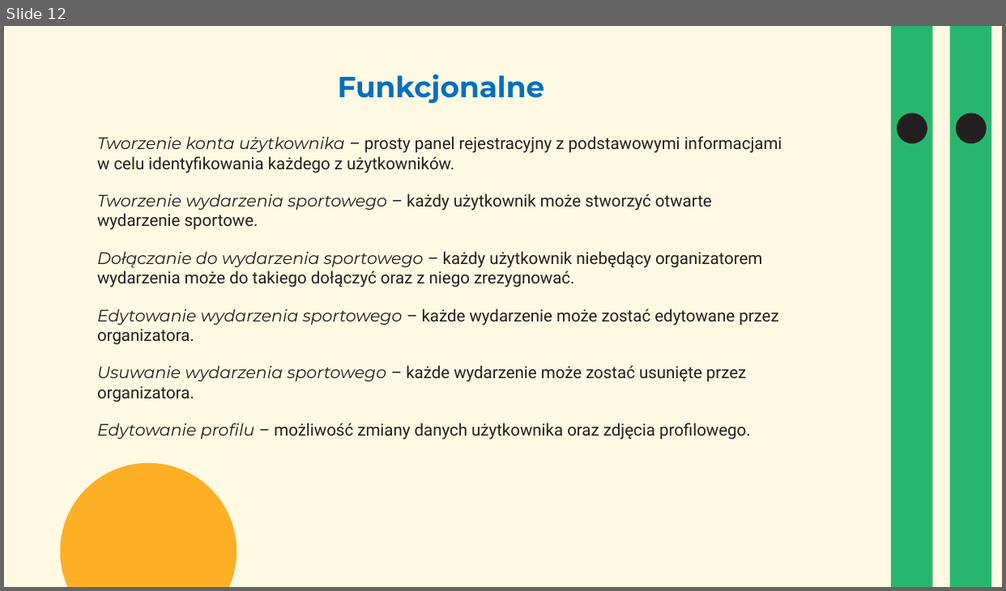
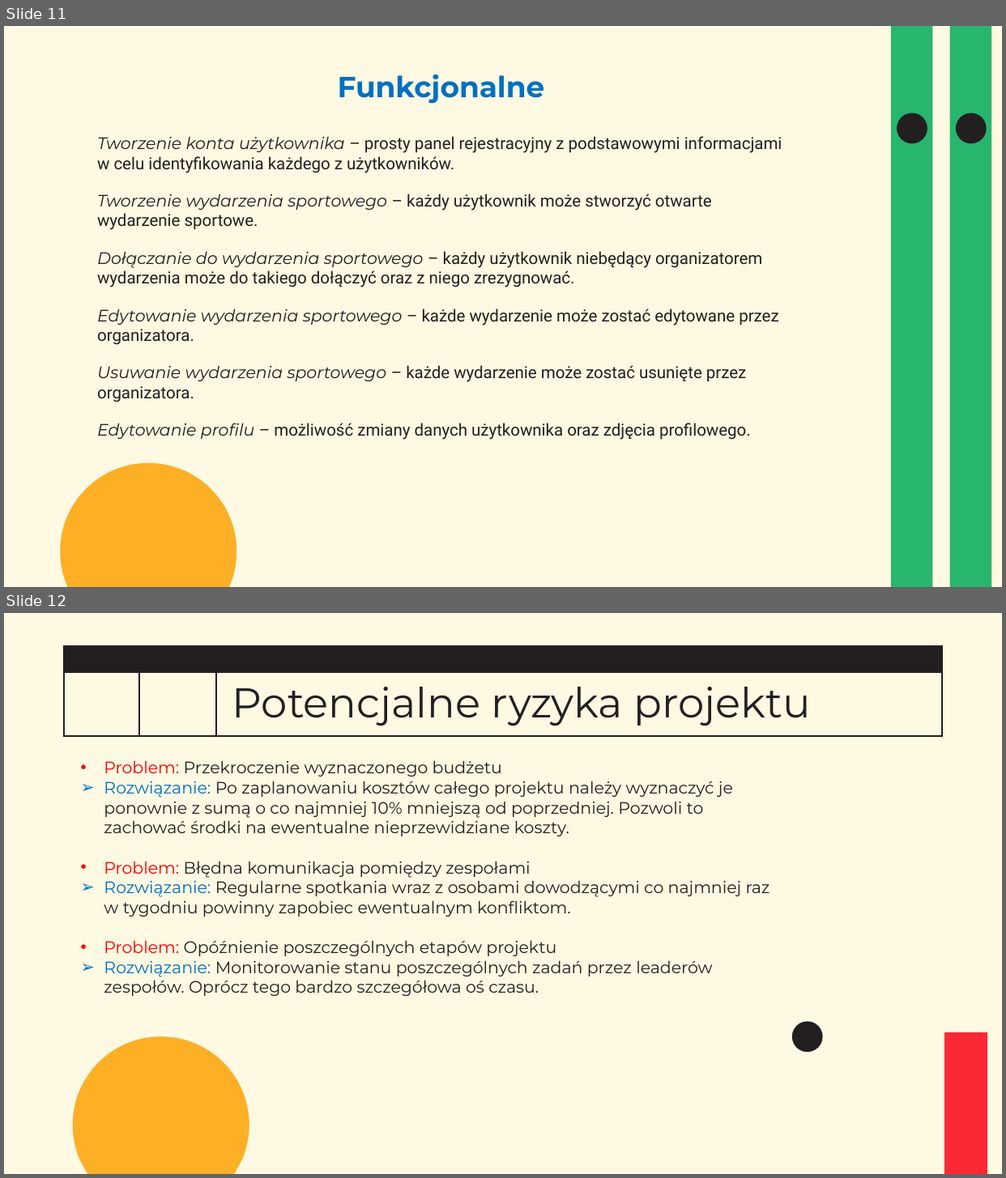
Before and after one commit to mkalejta/wspolczesne_zastosowania_informatyki, a slide deck: Aplikacja Sports Joiner.pptx. Shown one above the other, each under a label of ours: slide 12 before the commit, slides 11 and 12 after it. The pictures are 1006x591 and 1006x1178 pixels, drawn with LibreOffice and Linux fonts; fonts in the diff are those of the drawing; background and template pictures are left out. Boxes give left, top, right and bottom in pixels: in the first picture for what was removed or moved away, otherwise in the second. Text is boxed around its words. In the diff, an @@ line names an element or a change of style, - is before the commit and + after.

```diff
--- a/Aplikacja Sports Joiner.pptx
+++ b/Aplikacja Sports Joiner.pptx
@@ slide 12 added at [4, 613, 1002, 1174], background #FDF9E2 @@
@@ rectangle added at [64, 646, 942, 672], fill #231F20, outline #231F20 1.25 pt @@
@@ rectangle added at [64, 672, 942, 736], fill #FDF9E2, outline #231F20 1.25 pt @@
@@ line added from (139, 672) to (139, 736), #231F20 1.25 pt @@
@@ page number added at [139, 679, 216, 730], 32 pt, text #FDF9E2 @@
+12
@@ line added from (216, 672) to (216, 736), #231F20 1.25 pt @@
@@ title added at [232, 687, 811, 726], 40 pt, text #231F20 @@
+Potencjalne ryzyka projektu
@@ text added at [104, 760, 770, 996], 16 pt, text #231F20 @@
+• Problem: Przekroczenie wyznaczonego budżetu
+➢ Rozwiązanie: Po zaplanowaniu kosztów całego projektu należy wyznaczyć je ponownie z sumą o co najmniej 10% mniejszą od poprzedniej. Pozwoli to zachować środki na ewentualne nieprzewidziane koszty.
+• Problem: Błędna komunikacja pomiędzy zespołami
+➢ Rozwiązanie: Regularne spotkania wraz z osobami dowodzącymi co najmniej raz w tygodniu powinny zapobiec ewentualnym konfliktom.
+• Problem: Opóźnienie poszczególnych etapów projektu
+➢ Rozwiązanie: Monitorowanie stanu poszczególnych zadań przez leaderów zespołów. Oprócz tego bardzo szczegółowa oś czasu.
@@ ellipse added at [792, 1022, 823, 1053], fill #231F20 @@
@@ freeform shape added at [73, 1037, 249, 1174], fill #FEA000 at 83% opacity @@
@@ freeform shape added at [944, 1033, 987, 1174], fill #FC2834, outline #FC2834 0.22 pt @@
@@ what was slide 12 is now slide 11 @@
```
Also in this commit, not shown: 1 slide changed, 2 other slides added.
